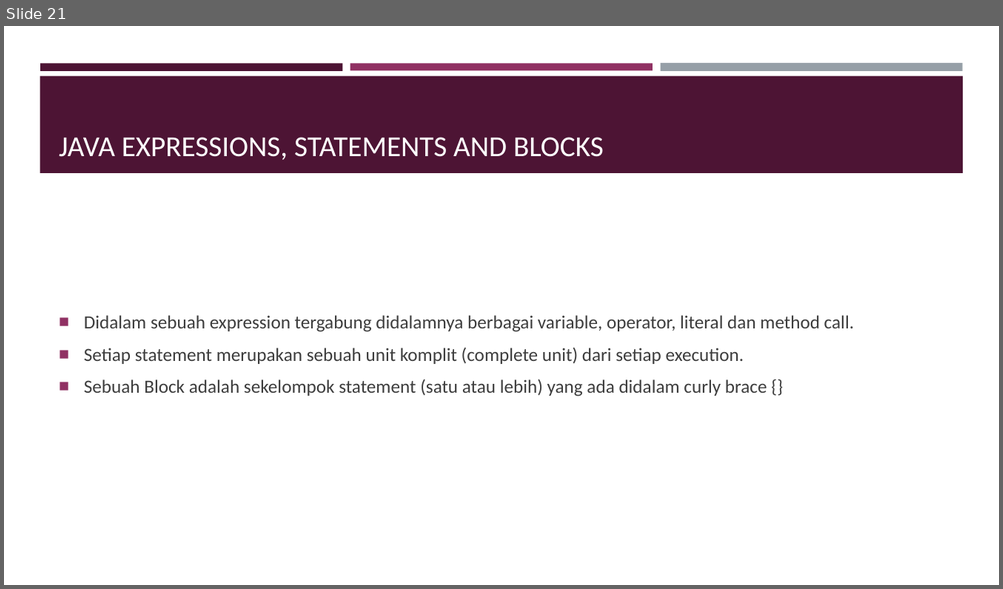
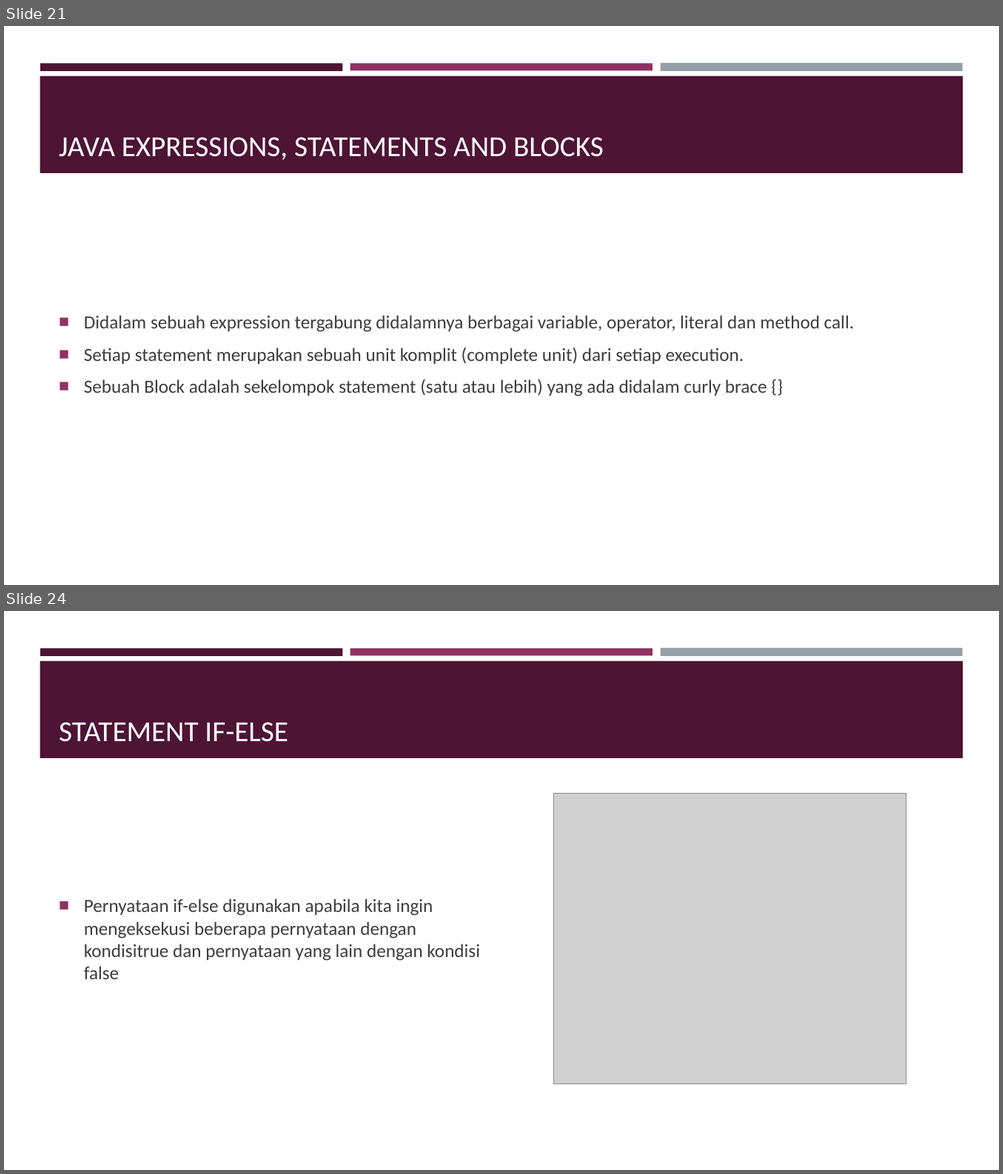
Before and after one commit to ahmadcahyana/bootcamp_java_fundamental, a slide deck: Bootcamp.pptx. Shown one above the other, each under a label of ours: slide 21 before the commit, slides 21 and 24 after it; the slides between them are not shown. The pictures are 1003x589 and 1003x1174 pixels, drawn with LibreOffice and Linux fonts; fonts in the diff are those of the drawing; grey boxes stand for pictures. Boxes give left, top, right and bottom in pixels: in the first picture for what was removed or moved away, otherwise in the second. Text is boxed around its words. In the diff, an @@ line names an element or a change of style, - is before the commit and + after.

```diff
--- a/Bootcamp.pptx
+++ b/Bootcamp.pptx
@@ slide 24 added at (4,611,999,1170), background #FFFFFF; not listed: 4 template elements that a slide beside it also shows @@
@@ title added at (59,722,288,742), 28 pt, text #FFFFFF @@
+STATEMENT IF-ELSE
@@ picture added at (554,793,906,1084) @@
@@ text added at (84,899,480,980), 18 pt, text #3D3D3D @@
+■ Pernyataan if-else digunakan apabila kita ingin mengeksekusi beberapa pernyataan dengan kondisitrue dan pernyataan yang lain dengan kondisi false
```
Also in this commit, not shown: 10 other slides added, 2 other files.
